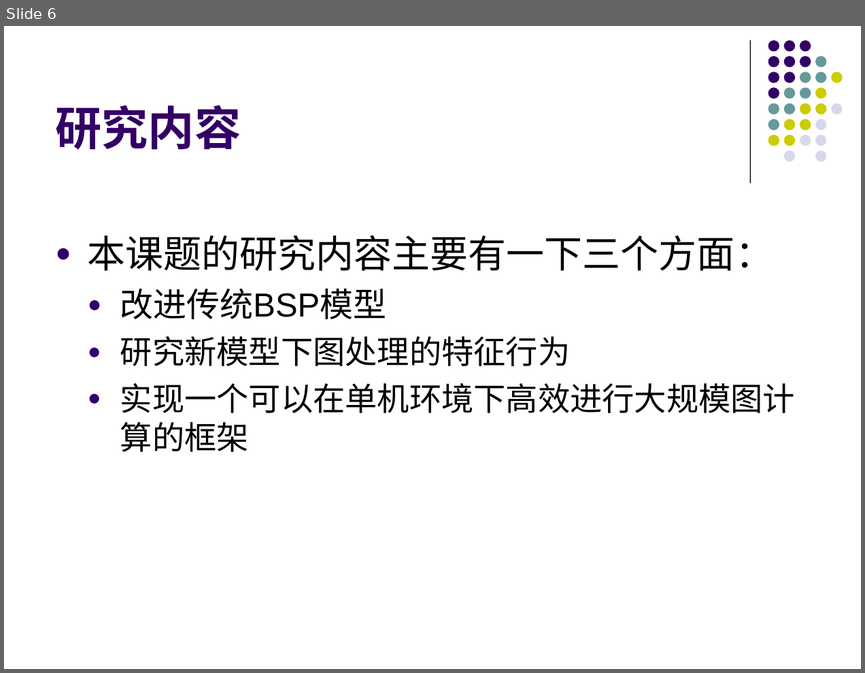
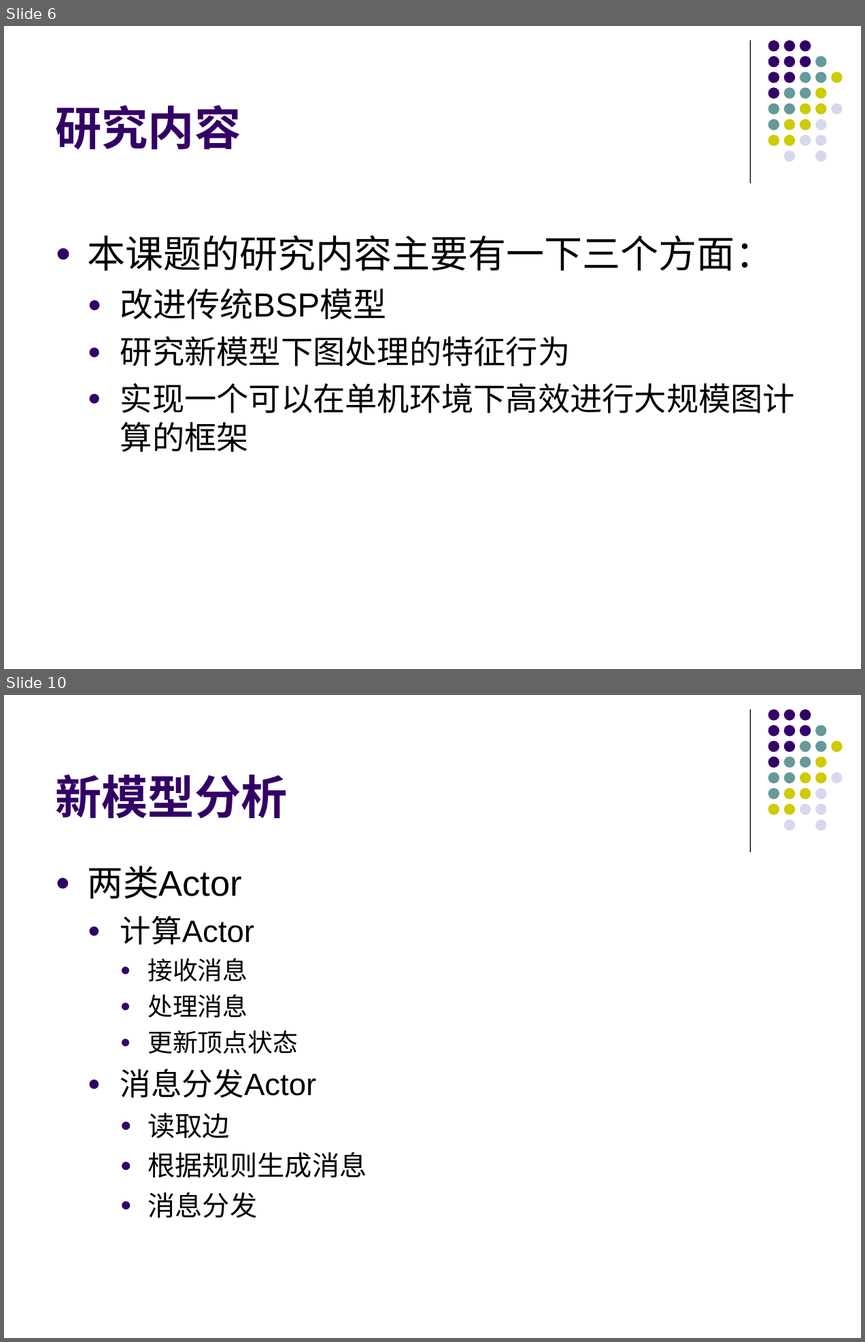
Before and after one commit to gitDangerSnake/dalunwen, a slide deck: graph.ppt. Shown one above the other, each under a label of ours: slide 6 before the commit, slides 6 and 10 after it; the slides between them are not shown. The pictures are 865x673 and 865x1342 pixels, drawn with LibreOffice and Linux fonts; fonts in the diff are those of the drawing. Boxes give left, top, right and bottom in pixels: in the first picture for what was removed or moved away, otherwise in the second. Text is boxed around its words. In the diff, an @@ line names an element or a change of style, - is before the commit and + after.

```diff
--- a/graph.ppt
+++ b/graph.ppt
@@ slide 10 added at <box>4,695,861,1338</box>, background #FFFFFF; not listed: 32 template elements that a slide beside it also shows @@
@@ title added at <box>55,774,287,818</box>, 39 pt, text #330066, bold @@
+新模型分析
@@ text added at <box>88,866,366,1218</box>, 26 pt, text #000000 @@
+● 两类Actor
+  ● 计算Actor
+    ● 接收消息
+    ● 处理消息
+    ● 更新顶点状态
+  ● 消息分发Actor
+    ● 读取边
+    ● 根据规则生成消息
+    ● 消息分发
```
Also in this commit, not shown: 5 slides changed, 17 other slides added, 9 slides removed, 10 other files.
